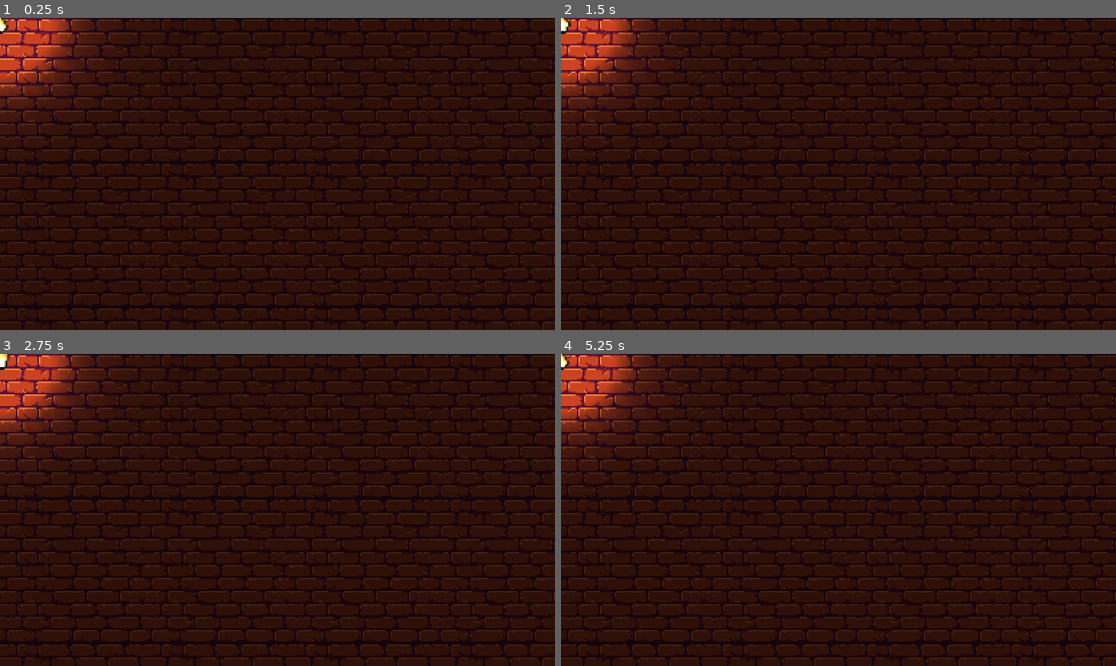
Above: before the commit, frames 1-4 (two rows, left to right).
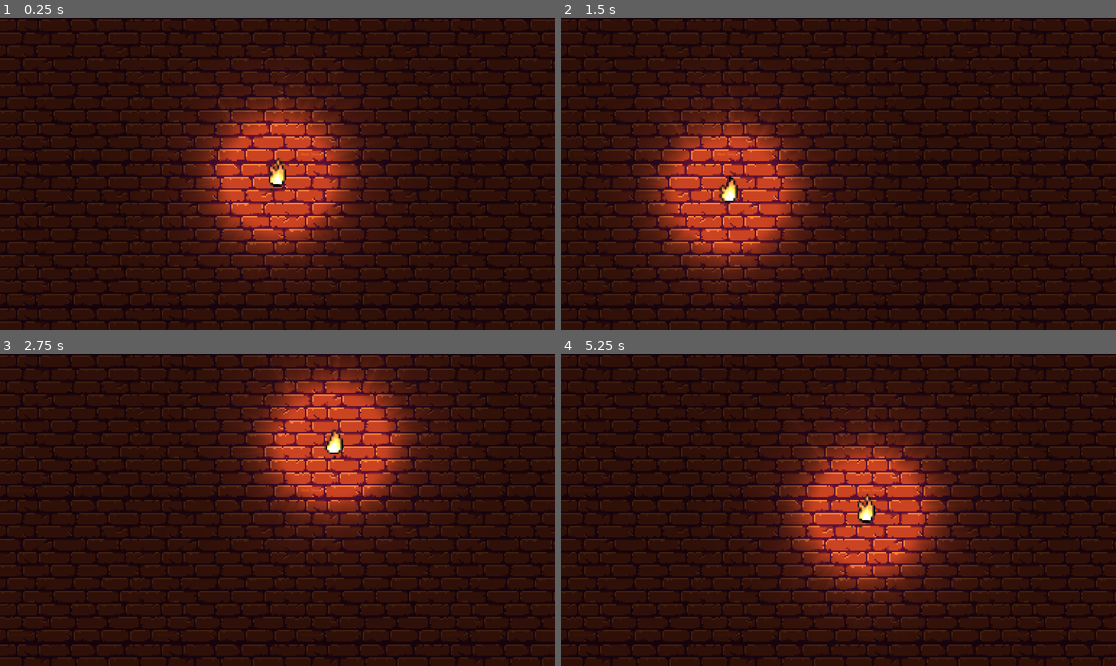
Above: after the commit, the same moments.

Repository: nyox2stupid/FlameLightTestGodot
Game: Godot game, scene res://node_2d.tscn
Same seed, same stepped clock (60 frames per second), same inputs: the game is played once before the commit and once after it.
Inputs (mouse positions are in pixels of both pictures, inside the frame that each line leads up to):
- Up to frame 1 (0.25 s): no input
- Up to frame 2 (1.5 s): move the mouse to (960, 158) at 0.52 s; move the mouse to (727, 189) at 1.27 s
- Up to frame 3 (2.75 s): move the mouse to (333, 441) at 2.02 s
- Up to frame 4 (5.25 s): move the mouse to (810, 572) at 2.77 s; move the mouse to (1005, 556) at 3.52 s; move the mouse to (672, 463) at 4.27 s; move the mouse to (866, 510) at 5.02 s

The runs differ from the first frame. In frame 1, 18% of the frame differs, in the area x 0-69%, y 0-83%; in frame 2, 18%; in frame 3, 18%; in frame 4, 18%, in the area x 0-74%, y 0-82%.
Error before the commit: Parse Error: Expected ":" after "else". (res://Scripts/Flame.gd:20)

Commit message:
movement animation actually works now

Diff:
--- a/Scripts/Flame.gd
+++ b/Scripts/Flame.gd
@@ -1,9 +1,10 @@
 extends Node2D
 
+var mouse_pos_old = Vector2.ZERO
+var movement_dir = 'm'
 
 # Called when the node enters the scene tree for the first time.
 func _ready():
-	var movement_dir = 'm'
 	var mouse_pos_old = get_viewport().get_mouse_position()
 
 # Called every frame. 'delta' is the elapsed time since the previous frame.
@@ -15,12 +16,22 @@
 	position = mouse_pos
 
 
-	if mouse_pos[0]>mouse_pos_old[0]:
+	if mouse_pos.x > mouse_pos_old.x:
 		movement_dir = 'r'
-	else if mouse_pos[0]<mouse_pos_old[0]:
+		$Left.visible = true
+		$Still.visible = false
+		$Right.visible = false
+
+	elif mouse_pos.x < mouse_pos_old.x:
 		movement_dir = 'l'
+		$Left.visible = false
+		$Still.visible = false
+		$Right.visible = true
 	else:
 		movement_dir = 'm'
+		$Left.visible = false
+		$Still.visible = true
+		$Right.visible = false
 
 	print(movement_dir)
-	var mouse_pos_old = get_viewport().get_mouse_position()
+	mouse_pos_old = get_viewport().get_mouse_position()
--- a/node_2d.tscn
+++ b/node_2d.tscn
@@ -1,40 +1,139 @@
-[gd_scene load_steps=12 format=3 uid="uid://cy1sgwdbl6h2g"]
+[gd_scene load_steps=24 format=3 uid="uid://cy1sgwdbl6h2g"]
 
 [ext_resource type="Script" path="res://Scripts/Flame.gd" id="1_ro8gn"]
 [ext_resource type="Texture2D" uid="uid://cro0sfngwblls" path="res://Assets/firesprite.png" id="2_1nix6"]
 [ext_resource type="Texture2D" uid="uid://dxuq030bfpdvr" path="res://Assets/Bricks.png" id="2_4bmlc"]
 [ext_resource type="Texture2D" uid="uid://d1theu4pny2h5" path="res://Assets/spotlight.png" id="2_vnirn"]
 
-[sub_resource type="AtlasTexture" id="AtlasTexture_41aof"]
+[sub_resource type="AtlasTexture" id="AtlasTexture_40a2o"]
+atlas = ExtResource("2_1nix6")
+region = Rect2(0, 24, 14, 24)
+
+[sub_resource type="AtlasTexture" id="AtlasTexture_udx10"]
+atlas = ExtResource("2_1nix6")
+region = Rect2(14, 24, 14, 24)
+
+[sub_resource type="AtlasTexture" id="AtlasTexture_057yi"]
+atlas = ExtResource("2_1nix6")
+region = Rect2(28, 24, 14, 24)
+
+[sub_resource type="AtlasTexture" id="AtlasTexture_42xjb"]
+atlas = ExtResource("2_1nix6")
+region = Rect2(42, 24, 14, 24)
+
+[sub_resource type="AtlasTexture" id="AtlasTexture_1ljqd"]
 atlas = ExtResource("2_1nix6")
 region = Rect2(0, 48, 14, 24)
 
-[sub_resource type="AtlasTexture" id="AtlasTexture_stt44"]
+[sub_resource type="AtlasTexture" id="AtlasTexture_qo1u0"]
 atlas = ExtResource("2_1nix6")
 region = Rect2(14, 48, 14, 24)
 
-[sub_resource type="AtlasTexture" id="AtlasTexture_h1gyj"]
+[sub_resource type="AtlasTexture" id="AtlasTexture_hqum4"]
 atlas = ExtResource("2_1nix6")
 region = Rect2(28, 48, 14, 24)
 
-[sub_resource type="AtlasTexture" id="AtlasTexture_omryq"]
+[sub_resource type="AtlasTexture" id="AtlasTexture_d3o68"]
 atlas = ExtResource("2_1nix6")
 region = Rect2(42, 48, 14, 24)
+
+[sub_resource type="AtlasTexture" id="AtlasTexture_fdsat"]
+atlas = ExtResource("2_1nix6")
+region = Rect2(0, 0, 14, 24)
+
+[sub_resource type="AtlasTexture" id="AtlasTexture_br4uc"]
+atlas = ExtResource("2_1nix6")
+region = Rect2(14, 0, 14, 24)
+
+[sub_resource type="AtlasTexture" id="AtlasTexture_1tmn5"]
+atlas = ExtResource("2_1nix6")
+region = Rect2(28, 0, 14, 24)
+
+[sub_resource type="AtlasTexture" id="AtlasTexture_hau4i"]
+atlas = ExtResource("2_1nix6")
+region = Rect2(42, 0, 14, 24)
+
+[sub_resource type="AtlasTexture" id="AtlasTexture_qrlmo"]
+atlas = ExtResource("2_1nix6")
+region = Rect2(0, 0, 14, 24)
+
+[sub_resource type="AtlasTexture" id="AtlasTexture_a6u0o"]
+atlas = ExtResource("2_1nix6")
+region = Rect2(14, 0, 14, 24)
+
+[sub_resource type="AtlasTexture" id="AtlasTexture_djegm"]
+atlas = ExtResource("2_1nix6")
+region = Rect2(28, 0, 14, 24)
+
+[sub_resource type="AtlasTexture" id="AtlasTexture_0rw71"]
+atlas = ExtResource("2_1nix6")
+region = Rect2(42, 0, 14, 24)
 
 [sub_resource type="SpriteFrames" id="SpriteFrames_7j3pp"]
 animations = [{
 "frames": [{
 "duration": 1.0,
-"texture": SubResource("AtlasTexture_41aof")
-}, {
-"duration": 1.0,
-"texture": SubResource("AtlasTexture_stt44")
-}, {
-"duration": 1.0,
-"texture": SubResource("AtlasTexture_h1gyj")
-}, {
-"duration": 1.0,
-"texture": SubResource("AtlasTexture_omryq")
+"texture": SubResource("AtlasTexture_40a2o")
+}, {
+"duration": 1.0,
+"texture": SubResource("AtlasTexture_udx10")
+}, {
+"duration": 1.0,
+"texture": SubResource("AtlasTexture_057yi")
+}, {
+"duration": 1.0,
+"texture": SubResource("AtlasTexture_42xjb")
+}],
+"loop": true,
+"name": &"Left",
+"speed": 12.0
+}, {
+"frames": [{
+"duration": 1.0,
+"texture": SubResource("AtlasTexture_1ljqd")
+}, {
+"duration": 1.0,
+"texture": SubResource("AtlasTexture_qo1u0")
+}, {
+"duration": 1.0,
+"texture": SubResource("AtlasTexture_hqum4")
+}, {
+"duration": 1.0,
+"texture": SubResource("AtlasTexture_d3o68")
+}],
+"loop": true,
+"name": &"Right",
+"speed": 12.0
+}, {
+"frames": [{
+"duration": 1.0,
+"texture": SubResource("AtlasTexture_fdsat")
+}, {
+"duration": 1.0,
+"texture": SubResource("AtlasTexture_br4uc")
+}, {
+"duration": 1.0,
+"texture": SubResource("AtlasTexture_1tmn5")
+}, {
+"duration": 1.0,
+"texture": SubResource("AtlasTexture_hau4i")
+}],
+"loop": true,
+"name": &"Still",
+"speed": 12.0
+}, {
+"frames": [{
+"duration": 1.0,
+"texture": SubResource("AtlasTexture_qrlmo")
+}, {
+"duration": 1.0,
+"texture": SubResource("AtlasTexture_a6u0o")
+}, {
+"duration": 1.0,
+"texture": SubResource("AtlasTexture_djegm")
+}, {
+"duration": 1.0,
+"texture": SubResource("AtlasTexture_0rw71")
 }],
 "loop": true,
 "name": &"default",
@@ -59,27 +158,29 @@
 script = ExtResource("1_ro8gn")
 
 [node name="Still" type="AnimatedSprite2D" parent="Flame"]
+visible = false
 z_index = 1
 texture_filter = 1
 sprite_frames = SubResource("SpriteFrames_7j3pp")
-autoplay = "default"
-frame_progress = 0.231901
+animation = &"Still"
+autoplay = "Still"
+frame_progress = 0.994783
 
 [node name="Left" type="AnimatedSprite2D" parent="Flame"]
 visible = false
 z_index = 1
 texture_filter = 1
 sprite_frames = SubResource("SpriteFrames_7j3pp")
-autoplay = "default"
-frame_progress = 0.761965
+animation = &"Left"
+autoplay = "Left"
 
 [node name="Right" type="AnimatedSprite2D" parent="Flame"]
 visible = false
 z_index = 1
 texture_filter = 1
 sprite_frames = SubResource("SpriteFrames_7j3pp")
-autoplay = "default"
-frame_progress = 0.761965
+animation = &"Right"
+autoplay = "Right"
 
 [node name="PointLight2D" type="PointLight2D" parent="Flame"]
 texture = ExtResource("2_vnirn")
--- a/project.godot
+++ b/project.godot
@@ -15,6 +15,11 @@
 config/features=PackedStringArray("4.2", "Mobile")
 config/icon="res://icon.svg"
 
+[editor]
+
+version_control/plugin_name="GitPlugin"
+version_control/autoload_on_startup=true
+
 [rendering]
 
 renderer/rendering_method="mobile"
Not shown, added: addons/godot-git-plugin/plugin.cfg
Not shown, added: addons/godot-git-plugin/LICENSE
Not shown, added: addons/godot-git-plugin/THIRDPARTY.md
Not shown, added: addons/godot-git-plugin/git_plugin.gdextension
Not shown, added: addons/godot-git-plugin/linux/libgit_plugin.linux.editor.x86_64.so
Not shown, added: addons/godot-git-plugin/macos/libgit_plugin.macos.editor.universal.dylib
Not shown, added: addons/godot-git-plugin/win64/libgit_plugin.windows.editor.x86_64.dll
Not shown, added: addons/godot-git-plugin/win64/libgit_plugin.windows.editor.x86_64.exp
Not shown, added: addons/godot-git-plugin/win64/libgit_plugin.windows.editor.x86_64.lib
